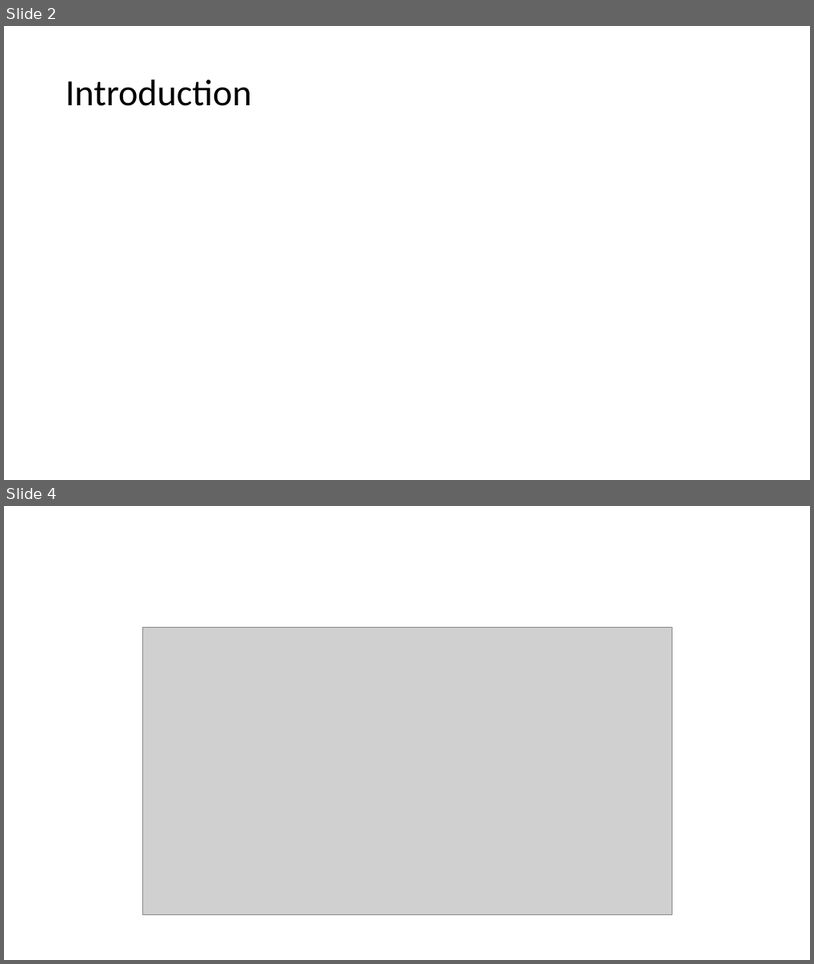
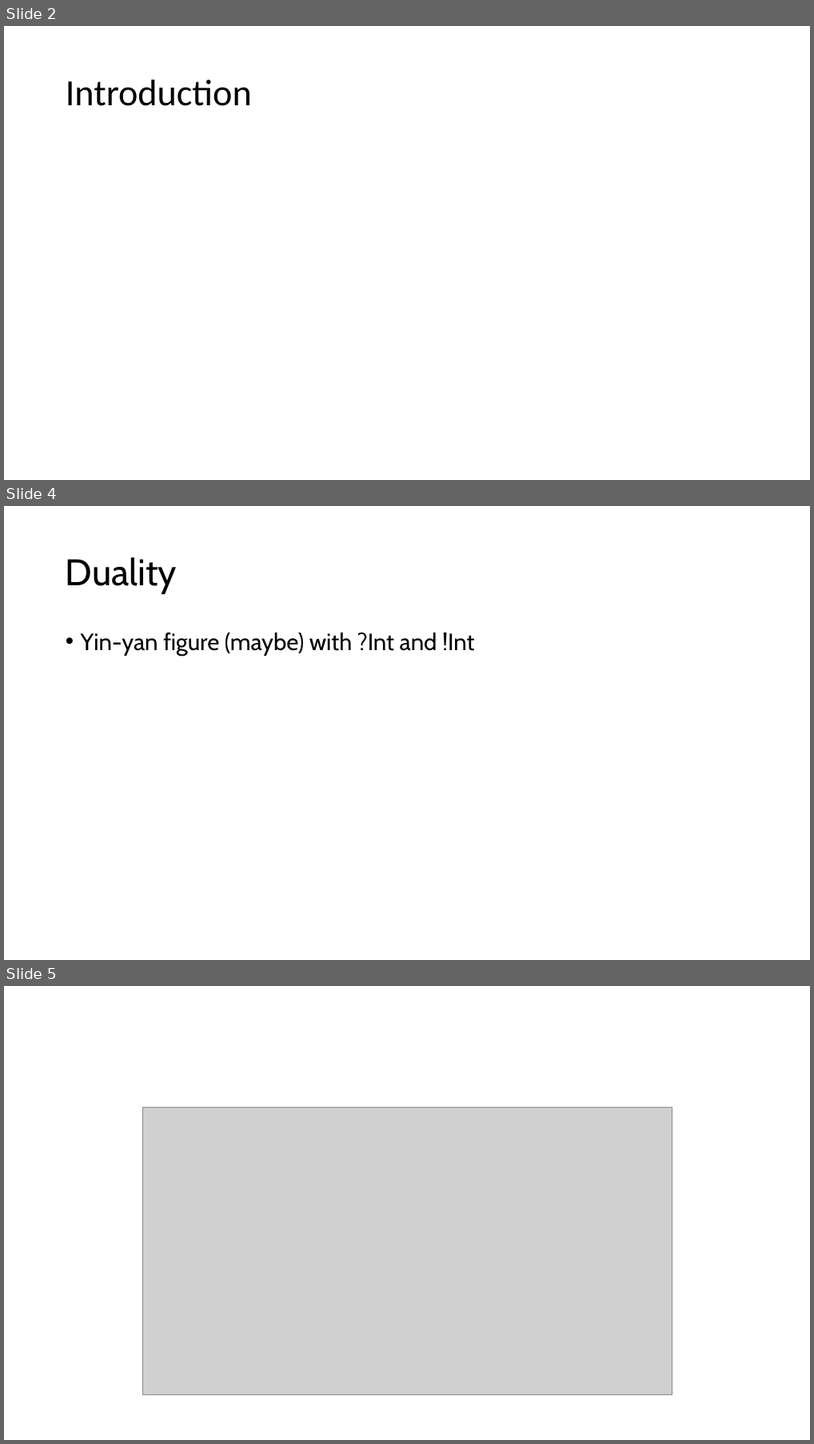
Before and after one commit to inesgarciaslopes/type-operators, a slide deck: latex/Inforum/slides/presentation.pptx. Shown one above the other, each under a label of ours: slides 2 and 4 before the commit, slides 2, 4 and 5 after it; the slides between them are not shown. The pictures are 814x964 and 814x1444 pixels, drawn with LibreOffice and Linux fonts; fonts in the diff are those of the drawing; grey boxes stand for pictures. Boxes give left, top, right and bottom in pixels: in the first picture for what was removed or moved away, otherwise in the second. Text is boxed around its words. In the diff, an @@ line names an element or a change of style, - is before the commit and + after.

```diff
--- a/latex/Inforum/slides/presentation.pptx
+++ b/latex/Inforum/slides/presentation.pptx
@@ slide 4 added at (x1=4, y1=506, x2=810, y2=960), background #FFFFFF @@
@@ title added at (x1=66, y1=557, x2=177, y2=594), 44 pt, text #000000 @@
+Duality
@@ text added at (x1=81, y1=632, x2=474, y2=656), 28 pt, text #000000 @@
+• Yin-yan figure (maybe) with ?Int and !Int
@@ what was slide 4 is now slide 5 @@
```
Also in this commit, not shown: 1 other slide added, 1 slide removed.
